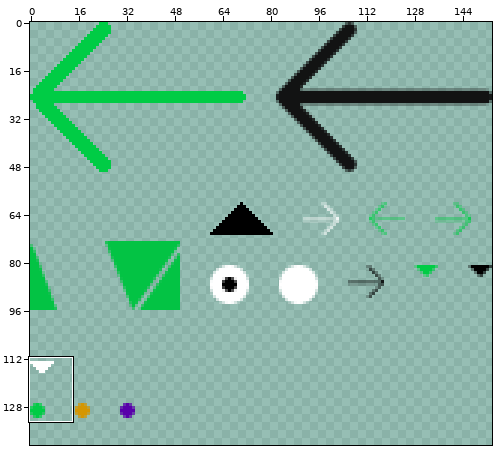
Sprite sheet: src/img/sprite.png. Above, an overview of the earlier version with the close-up marked.
Close-up. The starting point:
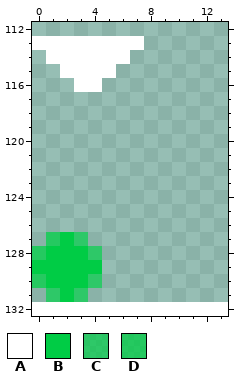
The file is 154x132 pixels. Pixels under 10% opacity are left out. Colours within 5 levels of each other are drawn and written as one. Shown: x 0..13, y 112..132. The old version is drawn lined up with the new one, on the new canvas. The commit also changed other parts of the picture, which this record leaves out.
Palette (. is transparent): A #ffffff  B #00cc45  C #00cc46b0  D #00cd45c0
Pixels before, first column x 0:
113 AAAAAAAA
114 .AAAAAA.
115 ..AAAA..
116 ...AA...
117 ........
118 ........
119 ........
120 ........
121 ........
122 ........
123 ........
124 ........
125 ........
126 ........
127 .DBC....
128 DBBBC...
129 BBBBB...
130 DBBBC...
131 .CBC....
Now the later version:
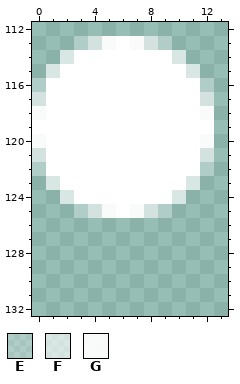
Colours new in this view: E #ffffff40  F #ffffffa0  G #fffffff0
What changed:
canvas 154x132 -> 154x141
Changed rows in their new state; - is an unchanged pixel.
first column x 0:
113 ...EFG-GFE---
114 -.F----AAAF--
115 -F----AAAAAF-
116 EAA--AAAAAAAE
117 FAAAAAAAAAAAF
118 GAAAAAAAAAAAG
119 AAAAAAAAAAAAA
120 GAAAAAAAAAAAG
121 FAAAAAAAAAAAF
122 EAAAAAAAAAAAE
123 -FAAAAAAAAAF-
124 --FAAAAAAAF--
125 ---EFGAGFE---
127 -...---------
128 .....--------
129 .....--------
130 .....--------
131 -...---------
Changed places in both close-ups, as pixel boxes (x1, y1, x2, y2):
changed: (32, 36, 214, 302)
